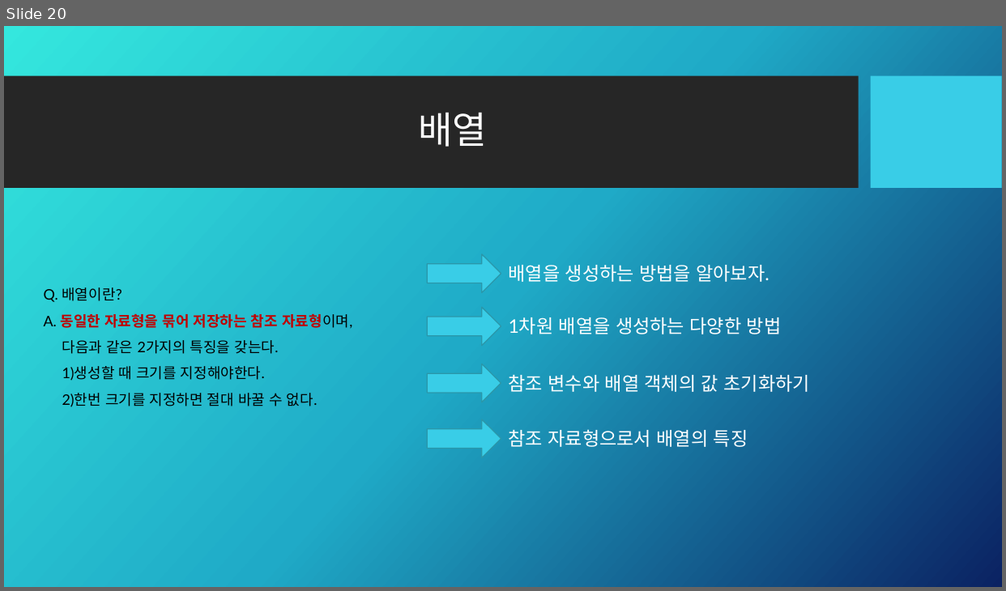
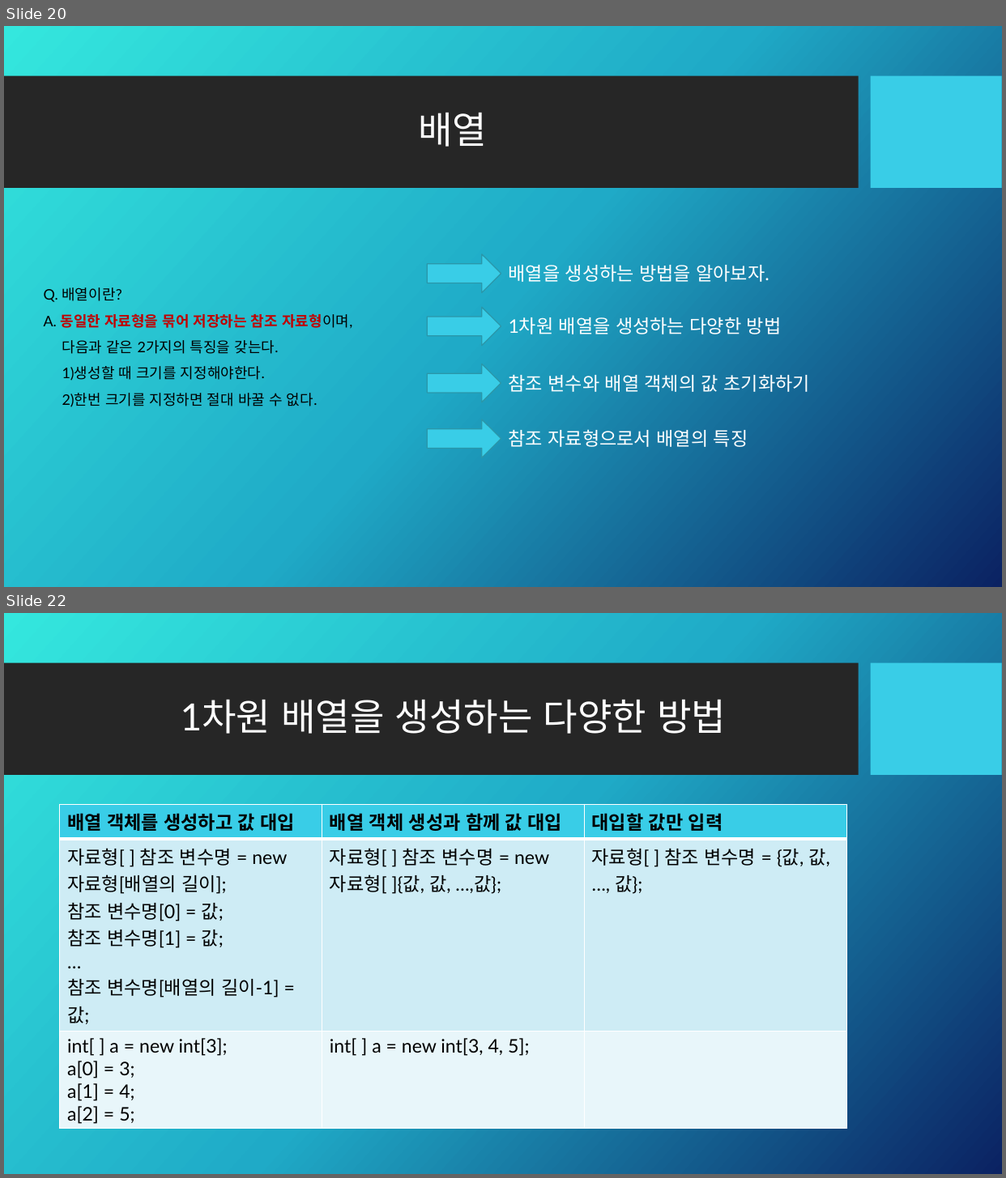
Before and after one commit to Kalex007s/java, a slide deck: study001/교육자료/Java.pptx. Shown one above the other, each under a label of ours: slide 20 before the commit, slides 20 and 22 after it; the slides between them are not shown. The pictures are 1006x591 and 1006x1178 pixels, drawn with LibreOffice and Linux fonts; fonts in the diff are those of the drawing; background and template pictures are left out. Boxes give left, top, right and bottom in pixels: in the first picture for what was removed or moved away, otherwise in the second. Text is boxed around its words. In the diff, an @@ line names an element or a change of style, - is before the commit and + after.

```diff
--- a/study001/교육자료/Java.pptx
+++ b/study001/교육자료/Java.pptx
@@ slide 22 added at bbox=[4, 613, 1002, 1174], background picture (left out); not listed: 2 template elements that a slide beside it also shows @@
@@ title added at bbox=[181, 699, 726, 734], 36 pt, text #FFFFFF @@
+1차원 배열을 생성하는 다양한 방법
@@ table added at bbox=[59, 805, 846, 1127], 3 rows, 3 columns @@
+배열 객체를 생성하고 값 대입 | 배열 객체 생성과 함께 값 대입 | 대입할 값만 입력
+자료형[ ] 참조 변수명 = new 자료형[배열의 길이]; / 참조 변수명[0] = 값; / 참조 변수명[1] = 값; / … / 참조 변수명[배열의 길이-1] = 값; | 자료형[ ] 참조 변수명 = new 자료형[ ]{값, 값, …,값}; | 자료형[ ] 참조 변수명 = {값, 값, …, 값};
+int[ ] a = new int[3]; / a[0] = 3; / a[1] = 4; / a[2] = 5; | int[ ] a = new int[3, 4, 5]; | 
```
Also in this commit, not shown: 1 slide changed, 4 other files.
